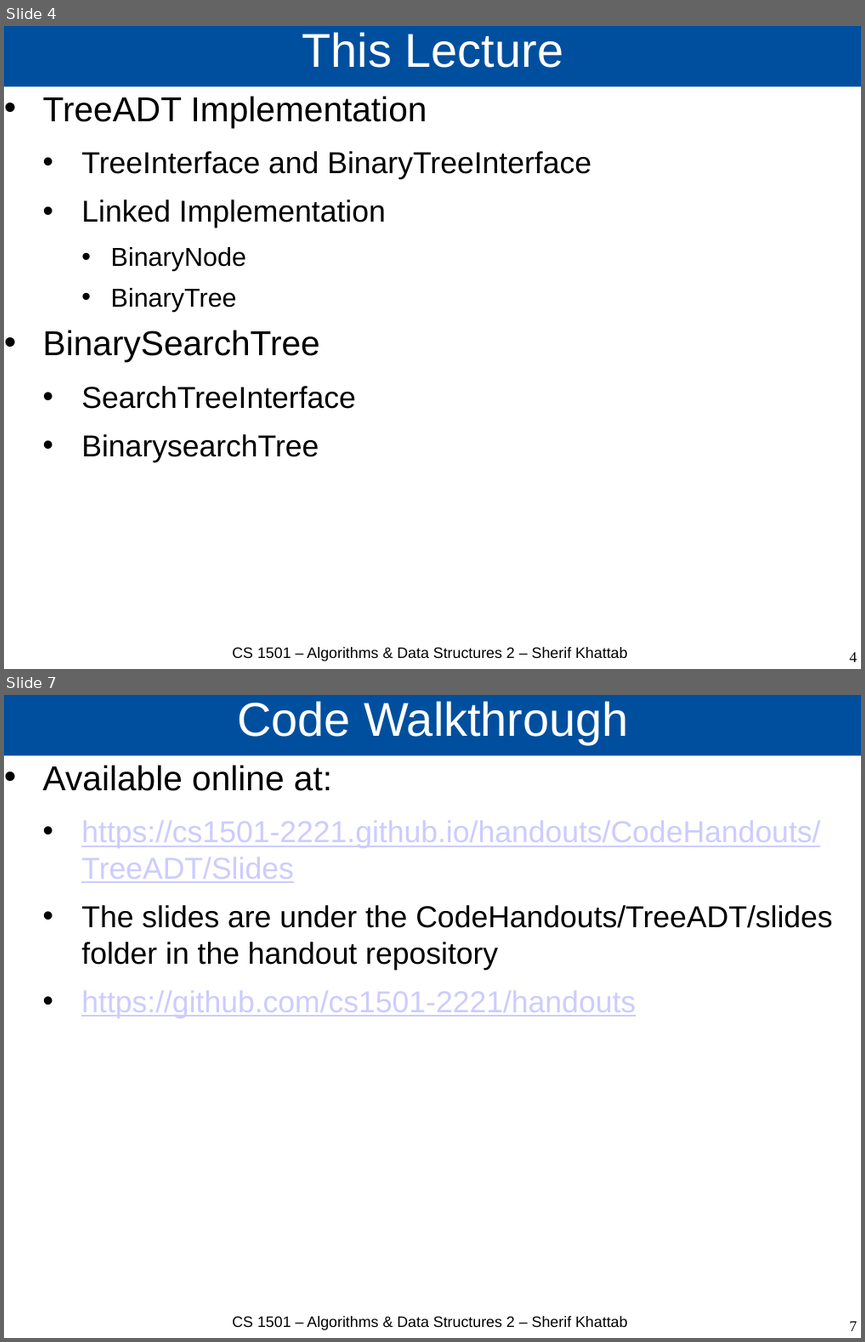
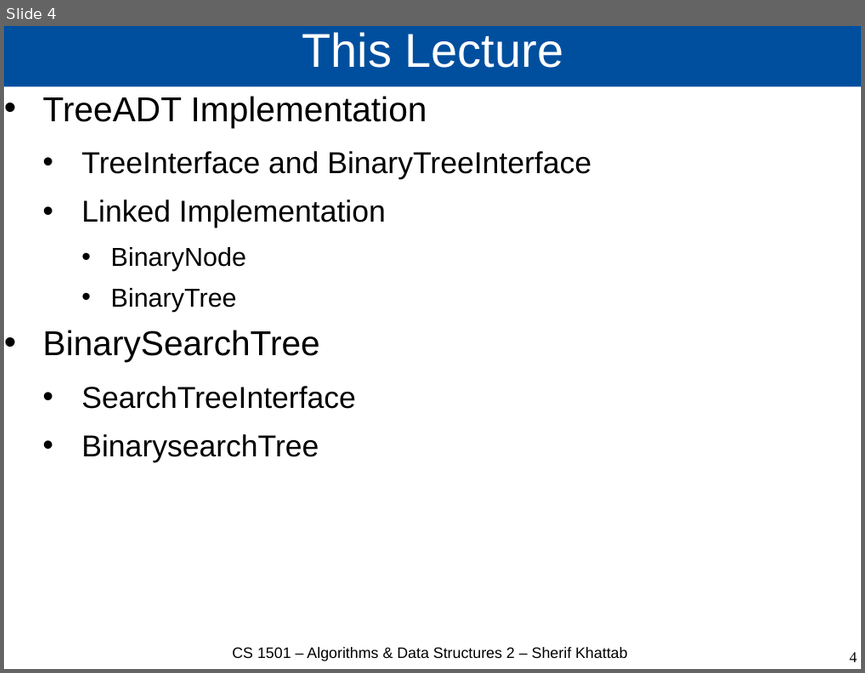
Before and after one commit to cs1501-2224/handouts, a slide deck: DraftSlides/Lecture5.pptx. Shown one above the other, each under a label of ours: slides 4 and 7 before the commit, slide 4 after it; the slides between them are not shown. The pictures are 865x1342 and 865x673 pixels, drawn with LibreOffice and Linux fonts; fonts in the diff are those of the drawing. Boxes give left, top, right and bottom in pixels: in the first picture for what was removed or moved away, otherwise in the second. Text is boxed around its words. In the diff, an @@ line names an element or a change of style, - is before the commit and + after.

```diff
--- a/DraftSlides/Lecture5.pptx
+++ b/DraftSlides/Lecture5.pptx
@@ slide 7 removed at box(4, 695, 861, 1338), background #FFFFFF @@
@@ title removed at box(4, 695, 861, 756) @@
-Code Walkthrough
@@ text removed at box(43, 765, 832, 1018) @@
-• Available online at:
-  • https://cs1501-2221.github.io/handouts/CodeHandouts/TreeADT/Slides
-  • The slides are under the CodeHandouts/TreeADT/slides folder in the handout repository
-  • https://github.com/cs1501-2221/handouts
@@ text removed at box(232, 1315, 627, 1330) @@
-CS 1501 – Algorithms & Data Structures 2 – Sherif Khattab
@@ page number removed at box(849, 1321, 857, 1331) @@
-7
```
Also in this commit, not shown: 1 slide changed, 2 other slides removed, 2 other files.
